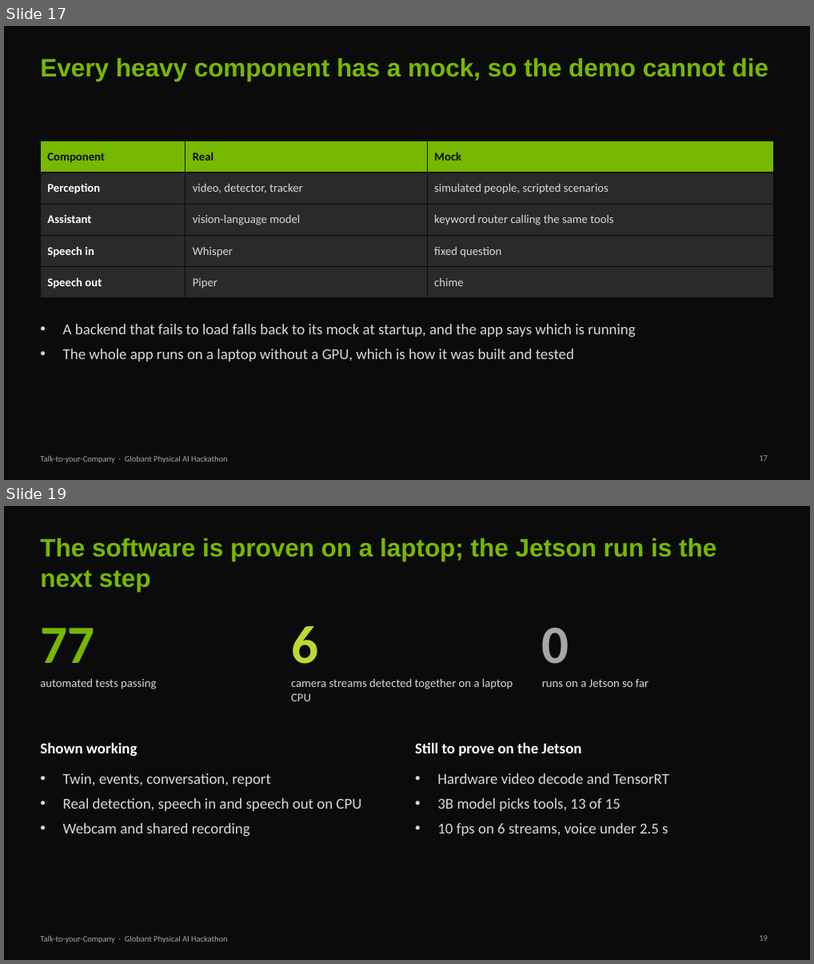
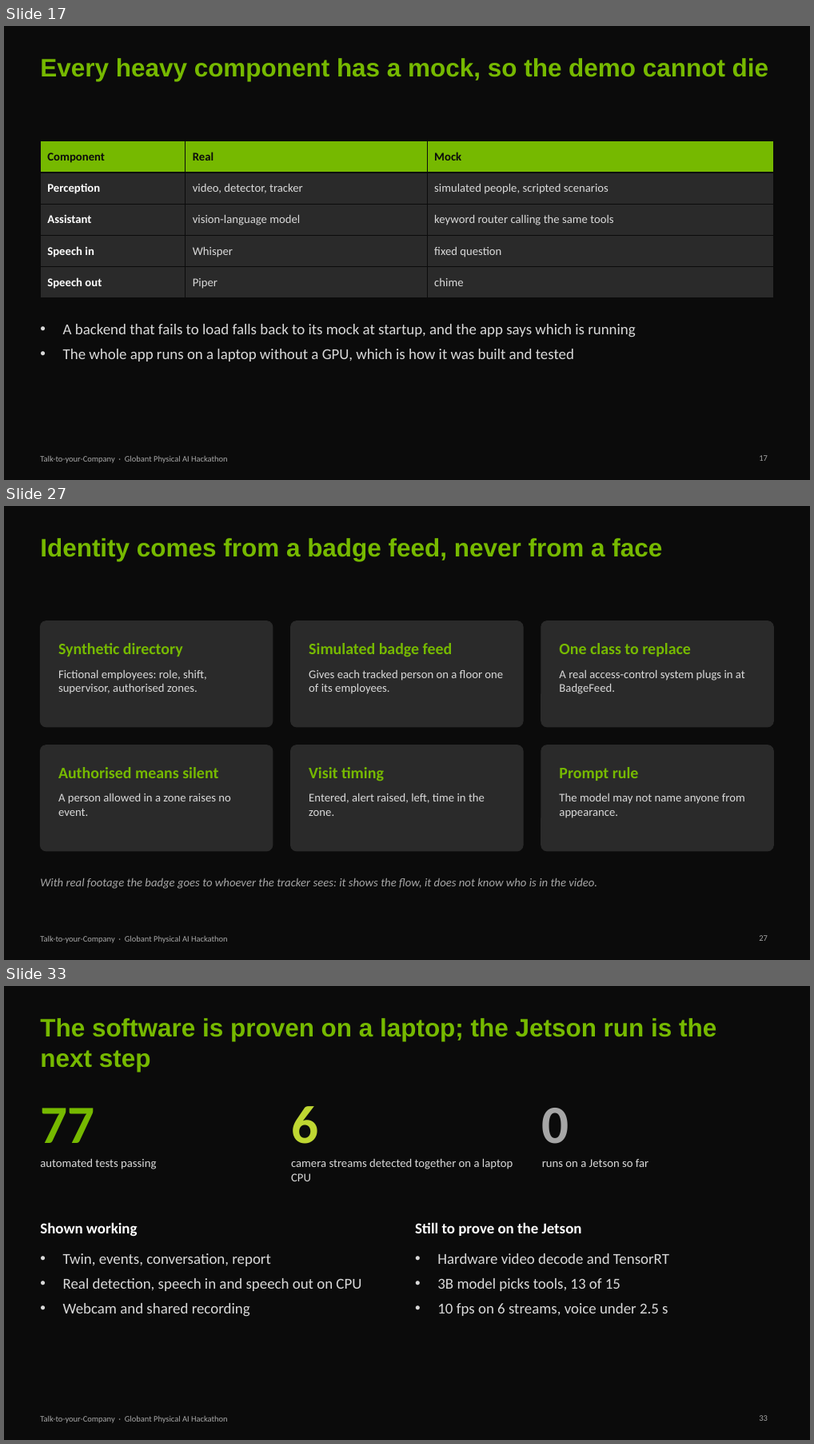
Before and after one commit to Yash-Kavaiya/talk-to-your-company, a slide deck: presentation/talk-to-your-company.pptx. Shown one above the other, each under a label of ours: slides 17 and 19 before the commit, slides 17, 27 and 33 after it; the slides between them are not shown. The pictures are 814x964 and 814x1444 pixels, drawn with LibreOffice and Linux fonts; fonts in the diff are those of the drawing. Boxes give left, top, right and bottom in pixels: in the first picture for what was removed or moved away, otherwise in the second. Text is boxed around its words. In the diff, an @@ line names an element or a change of style, - is before the commit and + after.

```diff
--- a/presentation/talk-to-your-company.pptx
+++ b/presentation/talk-to-your-company.pptx
@@ slide 27 added at [4, 506, 810, 960], background #0B0B0B; not listed: 1 template element that a slide beside it also shows @@
@@ title added at [40, 538, 662, 561], 30 pt, text #76B900, bold @@
+Identity comes from a badge feed, never from a face
@@ rounded rectangle added at [40, 621, 273, 727], fill #2A2A2A, outline #2A2A2A 1 pt @@
@@ rounded rectangle added at [290, 621, 523, 727], fill #2A2A2A, outline #2A2A2A 1 pt @@
@@ rounded rectangle added at [542, 621, 774, 727], fill #2A2A2A, outline #2A2A2A 1 pt @@
@@ text added at [58, 643, 183, 656], 19 pt, text #76B900, bold @@
+Synthetic directory
@@ text added at [309, 643, 453, 657], 19 pt, text #76B900, bold @@
+Simulated badge feed
@@ text added at [559, 643, 691, 656], 19 pt, text #76B900, bold @@
+One class to replace
@@ text added at [58, 670, 207, 694], 14 pt, text #D9D9D9 @@
+Fictional employees: role, shift, supervisor, authorised zones.
@@ text added at [309, 670, 503, 694], 14 pt, text #D9D9D9 @@
+Gives each tracked person on a floor one of its employees.
@@ text added at [559, 670, 746, 694], 14 pt, text #D9D9D9 @@
+A real access-control system plugs in at BadgeFeed.
@@ rounded rectangle added at [40, 745, 273, 851], fill #2A2A2A, outline #2A2A2A 1 pt @@
@@ rounded rectangle added at [290, 745, 523, 851], fill #2A2A2A, outline #2A2A2A 1 pt @@
@@ rounded rectangle added at [542, 745, 774, 851], fill #2A2A2A, outline #2A2A2A 1 pt @@
@@ text added at [58, 767, 218, 778], 19 pt, text #76B900, bold @@
+Authorised means silent
@@ text added at [309, 767, 384, 781], 19 pt, text #76B900, bold @@
+Visit timing
@@ text added at [559, 767, 639, 780], 19 pt, text #76B900, bold @@
+Prompt rule
@@ text added at [58, 793, 230, 816], 14 pt, text #D9D9D9 @@
+A person allowed in a zone raises no event.
@@ text added at [309, 793, 485, 816], 14 pt, text #D9D9D9 @@
+Entered, alert raised, left, time in the zone.
@@ text added at [559, 793, 746, 818], 14 pt, text #D9D9D9 @@
+The model may not name anyone from appearance.
@@ text added at [40, 878, 598, 888], 14 pt, text #A6A6A6, italic @@
+With real footage the badge goes to whoever the tracker sees: it shows the flow, it does not know who is in the video.
@@ page number added at [759, 935, 768, 940], 10 pt, text #A6A6A6 @@
+27
@@ what was slide 19 is now slide 33 @@
```
Also in this commit, not shown: 1 slide changed, 13 other slides added, 7 other files.
